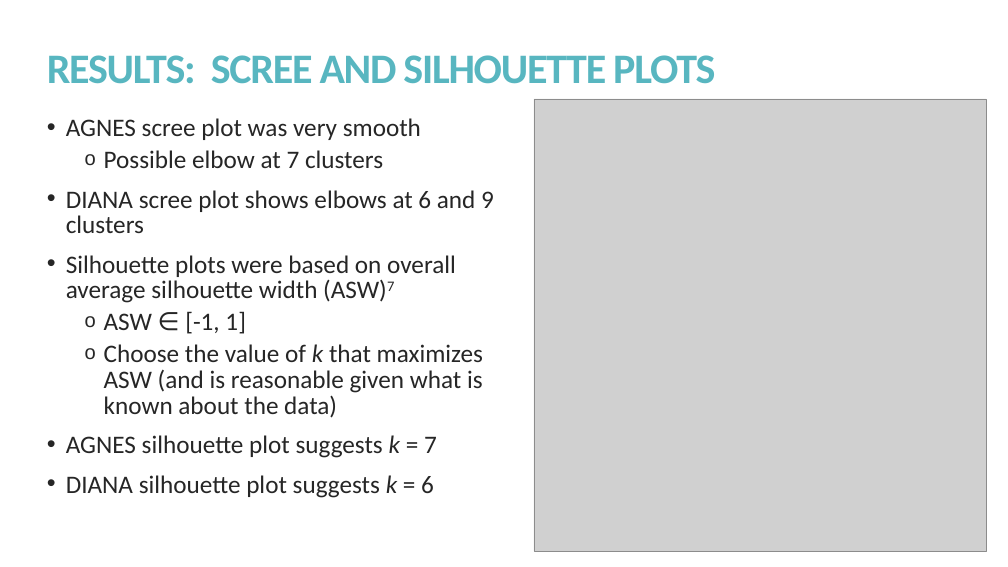
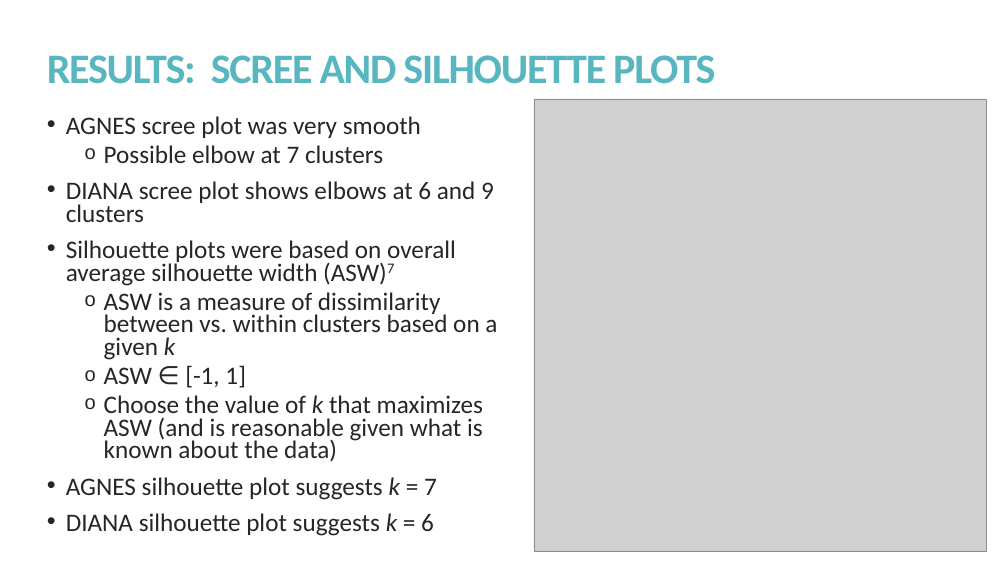
Before and after one commit to kmprioliPROF/CSC_8515_Final_Project, a slide deck: slide 9 of presentation/Prioli_presentation.pptx. Drawn at 1008x567 pixels with LibreOffice and Linux fonts; fonts in the diff are those of the drawing; grey boxes stand for pictures. Boxes give left, top, right and bottom in pixels: in the first picture for what was removed or moved away, otherwise in the second. Text is boxed around its words. In the diff, an @@ line names an element or a change of style, - is before the commit and + after.

Commit message:
Organizing presentation directory; minor edit to slides

```diff
--- a/presentation/Prioli_presentation.pptx
+++ b/presentation/Prioli_presentation.pptx
@@ text at <box>66,116,494,536</box>: line spacing 0.85 to 0.75 @@
@@ text at <box>104,292,497,360</box>: paragraph added @@
+  o ASW is a measure of dissimilarity between vs. within clusters based on a given k
```
Also in this commit, not shown: 19 other files.
